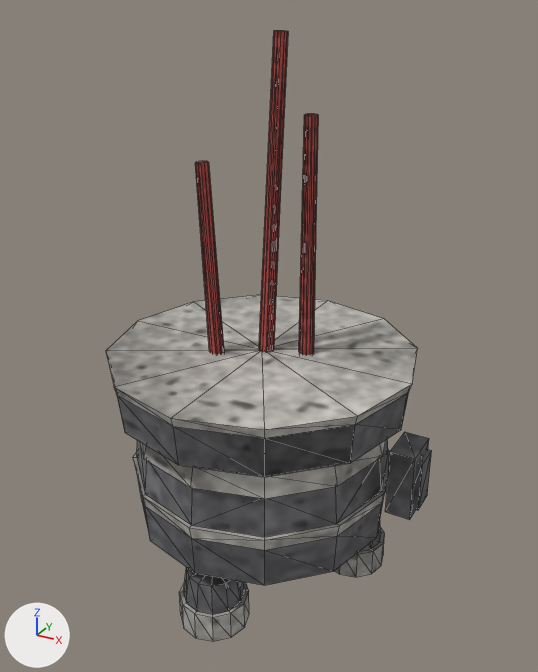
One commit to the FBX model Assets/Project3D/Models/prop/incense_burner.fbx: the scene before it, then after it.
Rendered twice from a 50 mm camera at (0.246, -0.437, 0.422) aimed at (0.005, 0.002, 0.203). The lights are fixed; the arrows at lower left show +X, +Y and +Z. The older version comes first. Mesh edges are drawn as thin lines. Vertices at exactly the same position are counted once.

The first picture shows 'incense_burner'.
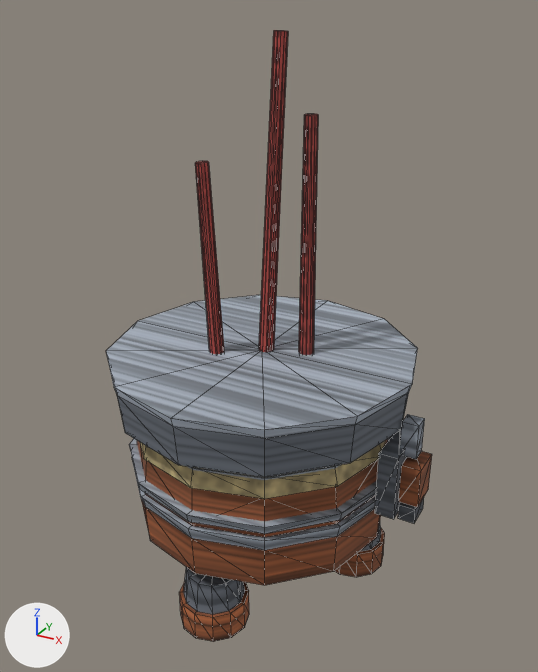
What differs and where, as boxes [x1, y1, x2, y2] in the pictures (538 x 672 px):
part 1 of me_pad_0_001, added
    after: [375, 428, 407, 519]
part 2 of me_pad_0_001, added (brown)
    after: [399, 451, 432, 507]
part 3 of me_pad_0_001, added
    after: [400, 415, 425, 459]
part 4 of me_pad_0_001, added
    after: [398, 498, 424, 523]
part 5 of me_pad_0_001, built on
    before: [189, 432, 432, 550]
    after: [129, 436, 392, 550]
part 6 of me_pad_0_001, recoloured
    both: [179, 529, 385, 642]
part 7 of me_pad_0_001, recoloured
    both: [106, 295, 418, 550]
part 8 of me_pad_0_001, recoloured
    both: [140, 440, 386, 499]
part 9 of me_pad_0_001, recoloured
    both: [137, 439, 388, 585]
part 10 of me_pad_0_001, recoloured
    both: [116, 393, 408, 614]

The change in detail:
Picture 'metal_iron.png' (img_metal_iron_png) is new.
Picture 'metal_rust.png' (img_metal_rust_png) is new.
Picture 'sand.png' (img_sand_png) is new.
Picture 'metal_steel.png' (img_metal_steel_png) is new.
Material 'metal_iron' (mat_metal_iron) is new.
Its texture is img_metal_iron_png.
Its roughness is 0.85.
Material 'metal_rust' (mat_metal_rust) is new.
Its texture is img_metal_rust_png.
Its roughness is 0.85.
Material 'sand' (mat_sand) is new.
Its texture is img_sand_png.
Its roughness is 0.85.
Material 'metal_steel' (mat_metal_steel) is new.
Its texture is img_metal_steel_png.
Its roughness is 0.85.
me_pad_0_001 is used by ob_incense_burner; location (0.0, 0.0, 0.0).
me_pad_0_001 had 456 vertices, 864 faces and spanned x -0.13..0.13, y -0.115..0.115, z 0.0..0.41.
me_pad_0_001 now has 524 vertices, 984 faces and spans x -0.13..0.13, y -0.115..0.115, z 0.0..0.41.
me_pad_0_001 part 1: a new loose piece, a box spanning x 0.102..0.116, y -0.02..0.02, z 0.095..0.145, in mat_metal_iron (picture img_metal_iron_png).
me_pad_0_001 part 2: a new loose piece, a box spanning x 0.116..0.13, y -0.012..0.012, z 0.105..0.135, in mat_metal_rust (picture img_metal_rust_png).
me_pad_0_001 part 3: a new loose piece, a box spanning x 0.112..0.124, y -0.006..0.006, z 0.139..0.165, in mat_metal_steel (picture img_metal_steel_png).
me_pad_0_001 part 4: a new loose piece, a box spanning x 0.116..0.128, y -0.01..0.01, z 0.089..0.101, in mat_metal_iron (picture img_metal_iron_png).
Part 5, on me_pad_0_001:
16 vertices are removed from x -0.121..0.13, y -0.015..0.015, z 0.095..0.145.
42 faces are deleted.
20 vertices move from x -0.121..0.13, y -0.102..0.102, z 0.095..0.145 to x -0.103..0.104, y -0.103..0.103, z 0.1..0.144.
27 vertices are added at x -0.104..0.095, y -0.104..0.103, z 0.106..0.144.
6 new vertices lie (0.001, 0.0, -0.006) away from vertices in x -0.115..-0.082, y -0.052..0.052, z 0.112..0.144.
5 new vertices lie (0.0, 0.001, 0.006) away from vertices in x -0.052..0.052, y 0.081..0.103, z 0.106..0.138.
6 new vertices lie (0.0, 0.001, -0.006) away from vertices in x -0.052..0.13, y -0.104..-0.01, z 0.112..0.144.
102 new faces join them, mat_metal_steel (picture img_metal_steel_png).
me_pad_0_001 part 6: 144 faces spanning x -0.091..0.091, y -0.101..0.064, z 0.0..0.023 switch from mat_stone_grey (picture img_stone_grey_png) to mat_metal_rust (picture img_metal_rust_png).
me_pad_0_001 part 7: 66 faces spanning x -0.115..0.115, y -0.115..0.115, z 0.09..0.192 switch from mat_stone_grey (picture img_stone_grey_png) to mat_metal_steel (picture img_metal_steel_png).
me_pad_0_001 part 8: 48 faces spanning x -0.098..0.098, y -0.098..0.098, z 0.13..0.145 switch from mat_stone_grey (picture img_stone_grey_png) to mat_sand (picture img_sand_png).
me_pad_0_001 part 9: 144 faces spanning x -0.1..0.1, y -0.1..0.1, z 0.058..0.155 switch from mat_stone_dark (picture img_stone_dark_png) to mat_metal_rust (picture img_metal_rust_png).
me_pad_0_001 part 10: 240 faces spanning x -0.113..0.113, y -0.113..0.113, z 0.023..0.185 switch from mat_stone_dark (picture img_stone_dark_png) to mat_metal_iron (picture img_metal_iron_png).
Other edits to the shape of me_pad_0_001 do not show in these pictures.
